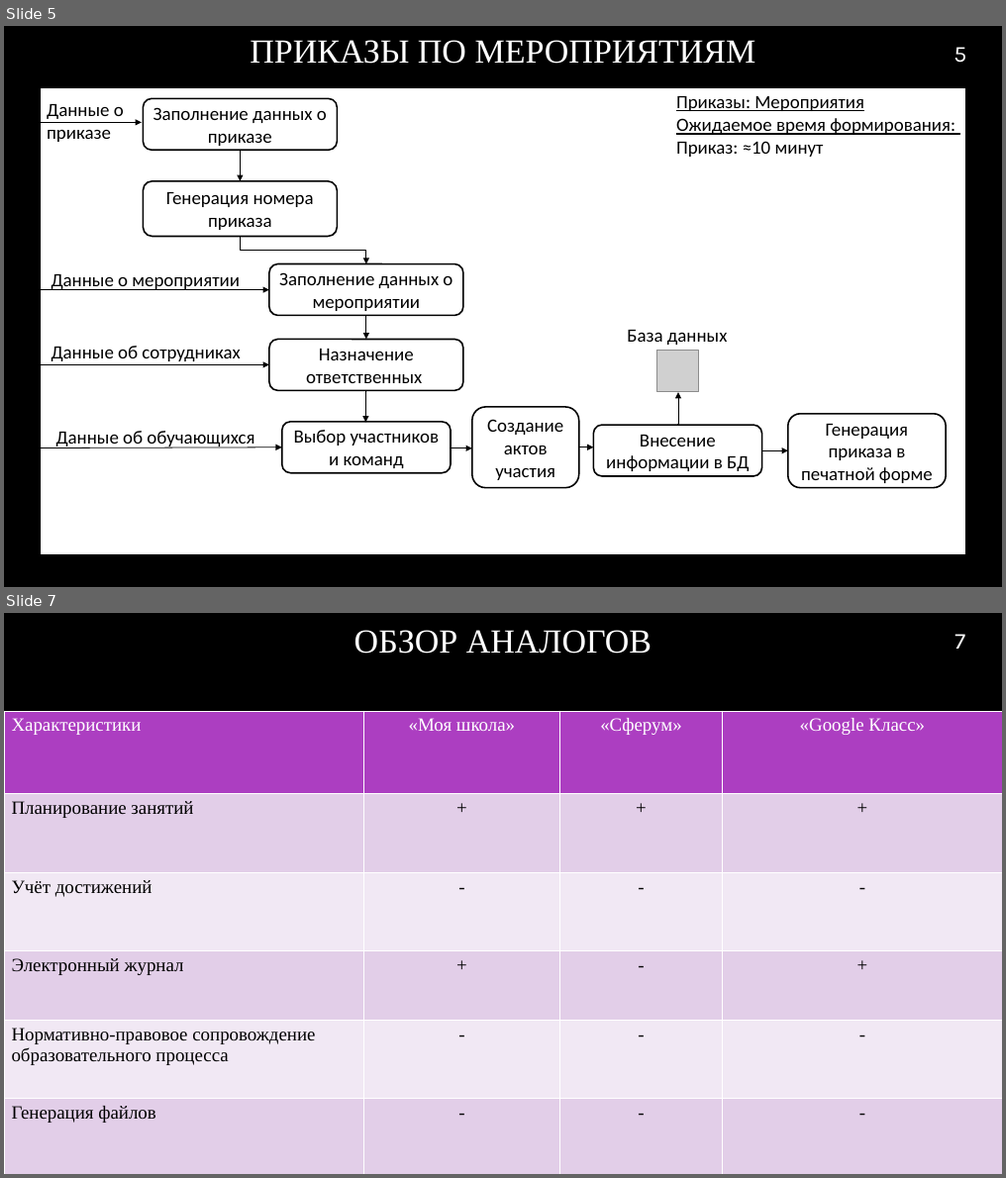
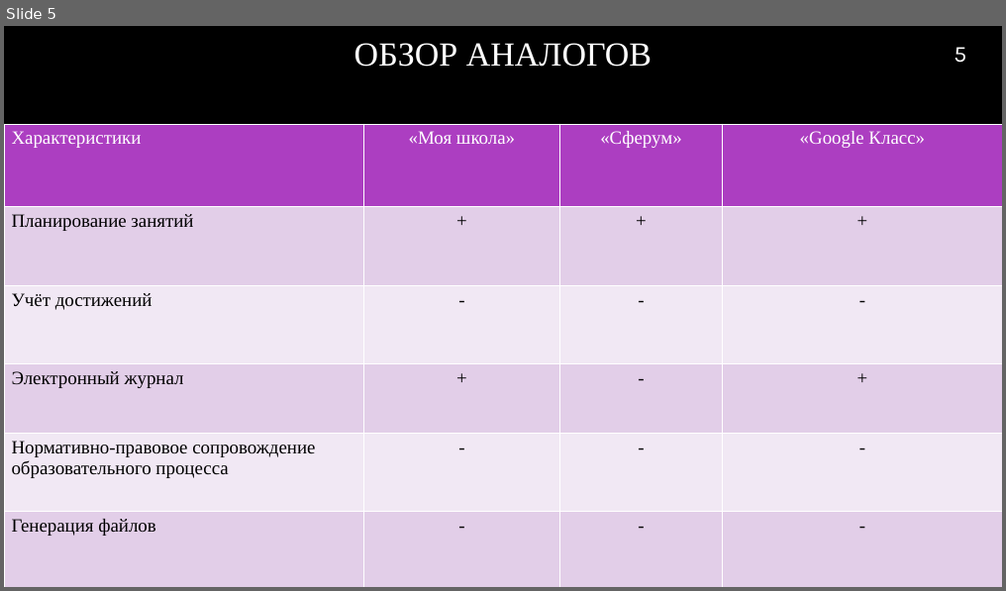
Before and after one commit to RAdKuzur/ASTU, a slide deck: Дипломная работа/Консультации Хоменко/Презентация v2.0.pptx. Shown one above the other, each under a label of ours: slides 5 and 7 before the commit, slide 5 after it; the slides between them are not shown. The pictures are 1006x1178 and 1006x591 pixels, drawn with LibreOffice and Linux fonts; fonts in the diff are those of the drawing; grey boxes stand for pictures; background and template pictures are left out. Boxes give left, top, right and bottom in pixels: in the first picture for what was removed or moved away, otherwise in the second. Text is boxed around its words. In the diff, an @@ line names an element or a change of style, - is before the commit and + after.

```diff
--- a/Дипломная работа/Консультации Хоменко/Презентация v2.0.pptx
+++ b/Дипломная работа/Консультации Хоменко/Презентация v2.0.pptx
@@ slide 5 removed at (4,26,1002,587), background picture (left out) @@
@@ title removed at (250,40,756,64) @@
-ПРИКАЗЫ ПО МЕРОПРИЯТИЯМ
@@ page number removed at (953,47,966,63) @@
-5
@@ rectangle removed at (40,87,966,556) @@
@@ text removed at (47,104,124,142) @@
-Данные о приказе
@@ rounded rectangle removed at (144,98,338,151) @@
-Заполнение данных о приказе
@@ text removed at (676,96,864,111) @@
-Приказы: Мероприятия
@@ arrow removed from (40, 123) to (142, 123) @@
@@ text removed at (676,118,955,157) @@
-Ожидаемое время формирования:
-Приказ: ≈10 минут
@@ arrow removed from (240, 151) to (240, 181) @@
@@ rounded rectangle removed at (144,181,338,236) @@
-Генерация номера приказа
@@ elbow arrow removed from (240, 236) to (366, 264) @@
@@ arrow removed from (40, 290) to (269, 290) @@
@@ text removed at (52,274,240,290) @@
-Данные о мероприятии
@@ rounded rectangle removed at (269,264,463,316) @@
-Заполнение данных о мероприятии
@@ arrow removed from (366, 316) to (366, 340) @@
@@ text removed at (52,346,240,362) @@
-Данные об сотрудниках
@@ rounded rectangle removed at (269,340,463,391) @@
-Назначение ответственных
@@ text removed at (627,330,728,345) @@
-База данных
@@ picture removed at (656,350,699,392) @@
@@ arrow removed from (40, 366) to (269, 366) @@
@@ elbow arrow removed from (367, 391) to (365, 423) @@
@@ rounded rectangle removed at (472,407,579,488) @@
-Создание актов участия
@@ elbow arrow removed from (677, 426) to (678, 393) @@
@@ text removed at (56,431,254,449) @@
-Данные об обучающихся
@@ rounded rectangle removed at (282,422,450,473) @@
-Выбор участников и команд
@@ rounded rectangle removed at (593,425,761,476) @@
-Внесение информации в БД
@@ rounded rectangle removed at (788,414,945,488) @@
-Генерация приказа в печатной форме
@@ arrow removed from (40, 448) to (282, 448) @@
@@ elbow arrow removed from (450, 448) to (472, 449) @@
@@ arrow removed from (579, 448) to (593, 448) @@
@@ elbow arrow removed from (762, 451) to (788, 452) @@
@@ page number removed at (845,506,890,537) @@
-5
@@ what was slide 7 is now slide 5 @@
@@ page number at (953,47,966,63): text changed @@
-7
+5
```
Also in this commit, not shown: 2 slides added, 4 other slides removed, 1 other file.
